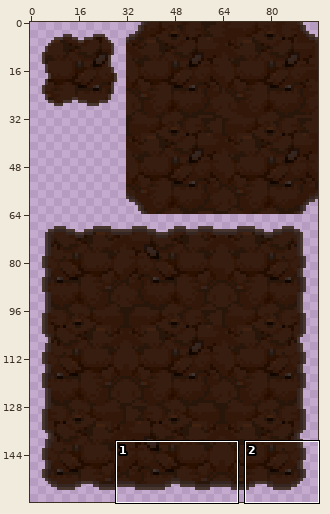
Sprite sheet, stored at Assets/Sprites/Background/Tier01/Tier01_backtile00.png. The picture above shows the old version from afar; the outline marks the close-up.
Close-up. Before the edit:
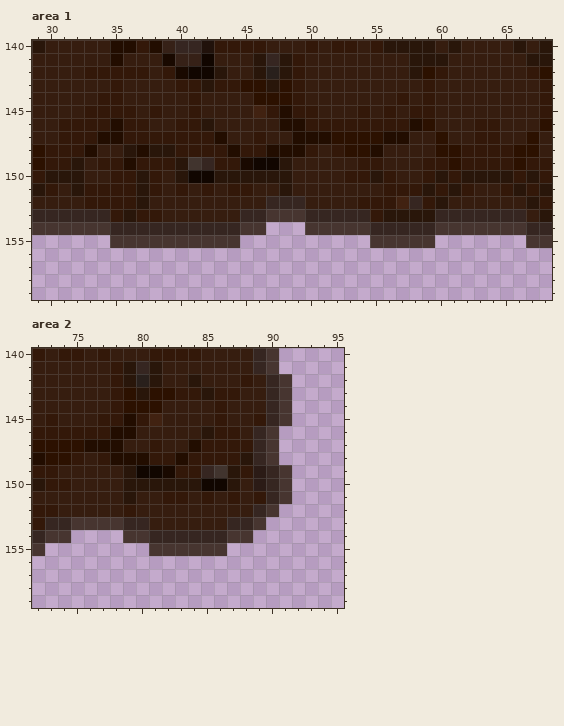
The file is 96x160 pixels. Colours within 5 levels of each other are drawn and written as one. Shown: area 1: x 29..68, y 140..159; area 2: x 72..95, y 140..159. The commit also changed other parts of the picture, which this record leaves out.
After:
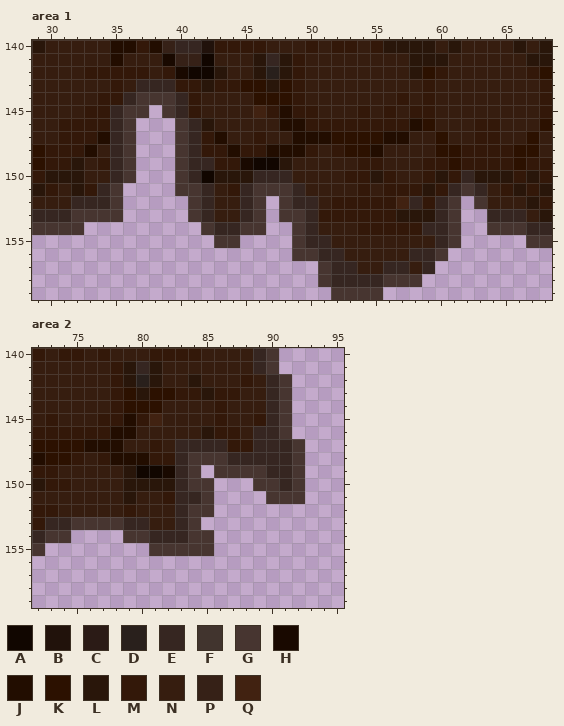
Palette (. is transparent): A #110600  B #21120b  C #2b1b16  D #29201c  E #362621  F #41342e  G #473530  H #190900  J #220d00  K #2c1100  L #29160a  M #331809  N #361d0f  P #362117  Q #412211
Diff:
--- area 1
@@ x 29..68 @@
 142 NNNNMMMMMNMHAALNNLDLMNNNNNNNNLKMNNNNNNMK
-143 NNNNNNMNNNNMMLMMKKLKMNNNNNNNNNMNNNNNNNNM
-144 NNNNNMMNNNNNMNNNNKKKMNNNNNNNMNMNNNNNNNNM
-145 NNNNMMMMNMNNMNNNNQMJMMNNNMNMNMMNNNNNNNNM
-146 NNMMMMJMMNNMMLNNNNNJJMMMMMMMMJKNNNMMNNNK
-147 NNMMMJJMMMMMMMJNNMNNJJJKKKKJJNNKNNMMNNKN
-148 KMMMJNNLJLLMMMMJMMJJJMNMKKJNNNNKKMMMMKKN
-149 KMMLNMMJMMMLFEMMHAALNNNNNMMNNNMMKMMMMKMM
-150 MLLLNNMMLMNLAALLLLLLNNNNMMLMNNMLMLLLLMLM
-151 LMNLMMMMLMNMNMNMMNNLNNNNNNNMMMLMLMNNMLML
-152 NNNNMMMMLNNNNNNNNNEEENNNNMMMQEMLNNNNNNLM
-153 EEEEEEMLMMNNNNNNEEGGGEEEEEMLLLLEEEEEEENL
-154 GGGGGGEEEEEEEEEEGG...GGGGGEEEEEGGGGGGGEE
-155 ......GGGGGGGGGG..........GGGGG.......GG
-156 ........................................
-157 ........................................
-158 ........................................
-159 ........................................
+143 NNNNNNMNEEEMMLMMKKLKMNNNNNNNNNMNNNNNNNNM
+144 NNNNNMMEGGGEMNNNNKKKMNNNNNNNMNMNNNNNNNNM
+145 NNNNMMEGG.GEMNNNNQMJMMNNNMNMNMMNNNNNNNNM
+146 NNMMMMEG...GELNNNNNJJMMMMMMMMJKNNNMMNNNK
+147 NNMMMJEG...GEMJNNMNNJJJKKKKJJNNKNNMMNNKN
+148 KMMMJNEG...GEMMJMMJJJMNMKKJNNNNKKMMMMKKN
+149 KMMLNMEG...GEEMMHAALNNNNNMMNNNMMKMMMMKMM
+150 MLLLNNEG...GEALLLEEENNNNMMLMNNMLMELLLMLM
+151 LMNLMEG....GGENMEGGGENNNNMNMMMLMEGENMLML
+152 NNNEEEG.....GENNEG.GEENMMMMMQEMEG.GNNNLM
+153 EEEGGGG.....GENNEG.GGEMMMMMMLLLEG..EEENL
+154 GGGG.........GEEGG..GENNNMMMMMEEG..GGGEE
+155 ..............GG....GEENNNNNNNNEG.....GG
+156 ....................GGEENNNNNEEG........
+157 ......................GEENNEENE.........
+158 ......................GEEEEGGG..........
+159 .......................GGGG.............
--- area 2
@@ x 81..94 @@
 145 QNNNNMNNMEG...
-146 NNNNLMMNEG....
-147 MNNJMMMMEG....
-148 MMJMMMMLEG....
-149 AHMMEFLMCEG...
-150 LLLLAALNCEG...
-151 NMMNMNMNMEG...
-152 NNNNNNNNEG....
-153 NNNNNNEEG.....
-154 EEEEEEGG......
-155 GGGGGG........
+146 NNNNLMMNEEG...
+147 MNEEEEMMEEEG..
+148 MMEGGGEEEEEG..
+149 AHEG.GGGGEEG..
+150 LLEGG...GGEG..
+151 NMEEG....GGG..
+152 NNEGG.........
+153 NNEG..........
+154 EEEGG.........
+155 GGGGG.........
 156 ..............
Where, in picture pixels (left, top, right, bottom), the same in both close-ups:
changed: (71, 79, 487, 300)
changed: (175, 426, 305, 556)
